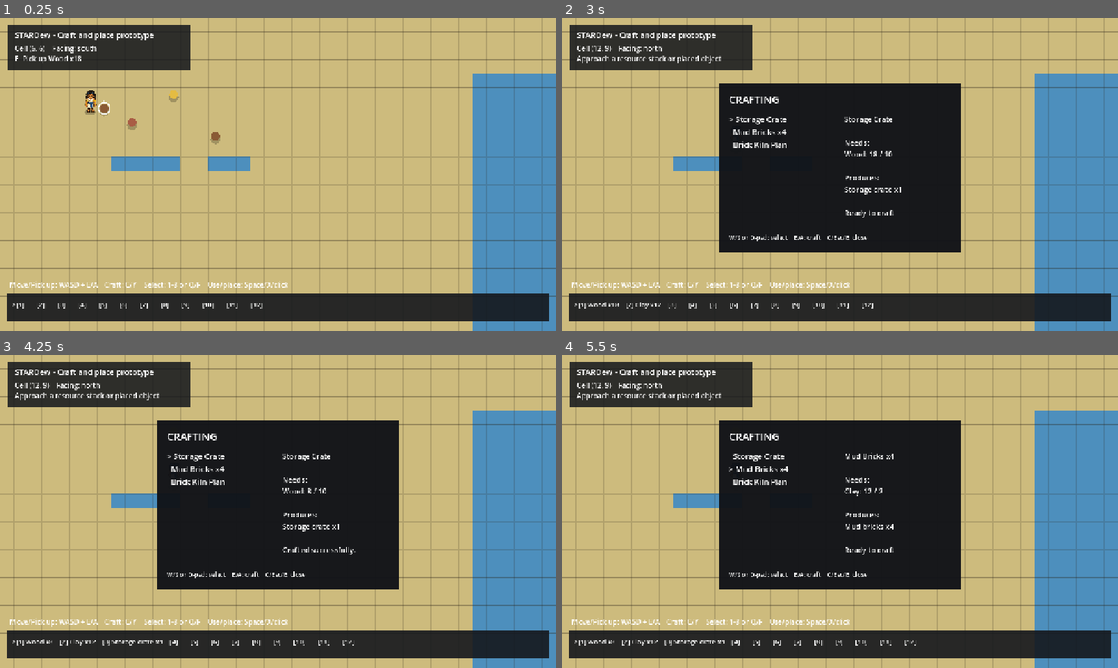
Above: before the commit, frames 1-4 (two rows, left to right).
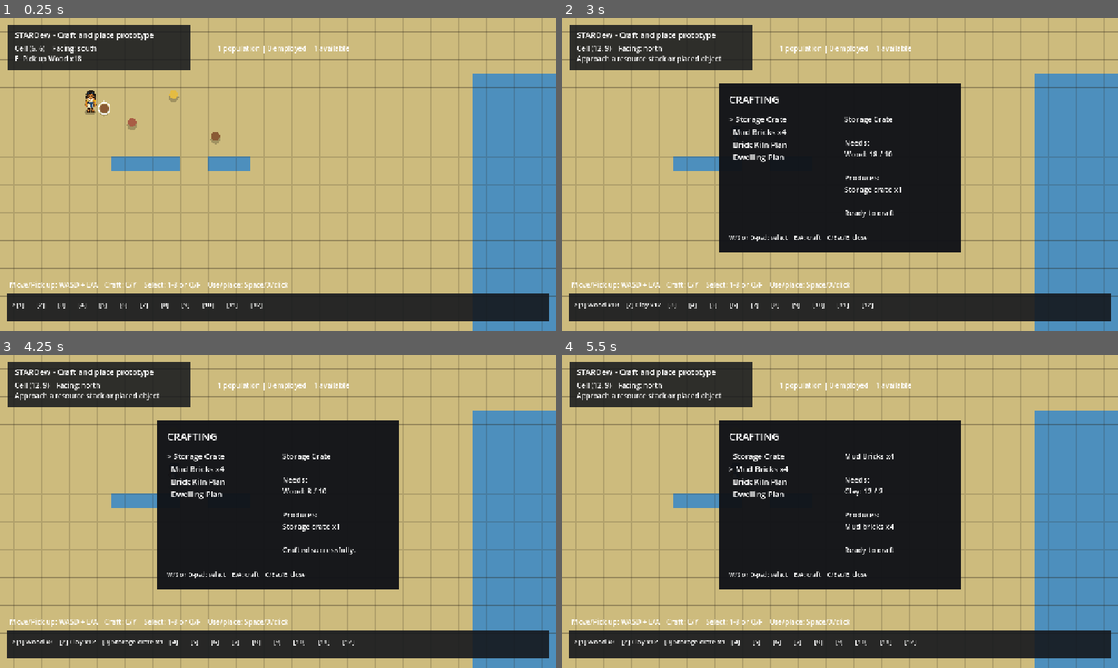
Above: after the commit, the same moments.

Repository: danisanchezcrespo/stardew
Game: Godot game, scene res://main.tscn
Two runs of this game, one before a commit and one after it. Both use one fixed random seed, a clock stepped at 60 frames per second and the inputs below.
Inputs (mouse positions are in pixels of both pictures, inside the frame that each line leads up to):
- Up to frame 1 (0.25 s): no input
- Up to frame 2 (3 s): tap Enter at 0.5 s; move the mouse to (962, 158) at 0.52 s; hold D (move_right) 0.53-1.28 s; hold E (interact) 0.53-1.28 s; click (962, 158) at 0.67 s; tap Space (use_selected) at 0.8, 1.35, 2.3 s; move the mouse to (728, 190) at 1.27 s; hold S (menu_down) 1.28-2.03 s; tap E (interact) at 1.55 s; move the mouse to (895, 105) at 2.02 s; hold D (move_right) 2.03-2.78 s; hold E (interact) 2.03-2.78 s; move the mouse to (812, 237) at 2.77 s; hold W (menu_up) from 2.78 s (still down); tap C (open_crafting) at 2.85 s; click (812, 237) at 2.92 s
- Up to frame 3 (4.25 s): tap E (interact) at 3.05 s; tap Space (use_selected) at 3.5, 3.8 s; move the mouse to (444, 558) at 3.52 s; release W (menu_up) at 3.53 s; hold A (move_left) from 3.53 s (still down); hold F (quick_next) from 3.53 s (still down)
- Up to frame 4 (5.5 s): tap Enter at 4.25 s; move the mouse to (673, 464) at 4.27 s; release F (quick_next) at 4.28 s; tap Q (quick_previous) at 4.35 s; tap E (interact) at 4.55 s; tap Space (use_selected) at 5, 5.3 s; move the mouse to (867, 511) at 5.02 s; release A (move_left) at 5.03 s; hold S (menu_down) from 5.03 s (still down); hold X (remove_placed) from 5.03 s (still down); click (867, 511) at 5.17 s

The runs differ from the first frame. In frame 1, 0.2% of the frame differs, in the area x 39-63%, y 8-12%; in frame 2, 0.3%, in the area x 30-63%, y 8-46%; in frame 3, 0.3%; in frame 4, 0.3%.

Commit message:
Add population housing and visible workforce

Diff:
--- a/godot/crafting/recipes.json
+++ b/godot/crafting/recipes.json
@@ -2,6 +2,7 @@
   "recipes": [
     {"id": "storage_crate", "label": "Storage Crate", "inputs": {"wood": 10}, "outputs": {"storage_crate": 1}},
     {"id": "mud_bricks", "label": "Mud Bricks x4", "inputs": {"clay": 2}, "outputs": {"mud_bricks": 4}},
-    {"id": "brick_kiln_plan", "label": "Brick Kiln Plan", "inputs": {"wood": 5}, "outputs": {"brick_kiln_plan": 1}}
+    {"id": "brick_kiln_plan", "label": "Brick Kiln Plan", "inputs": {"wood": 5}, "outputs": {"brick_kiln_plan": 1}},
+    {"id": "dwelling_plan", "label": "Dwelling Plan", "inputs": {"wood": 4, "mud_bricks": 4}, "outputs": {"dwelling_plan": 1}}
   ]
 }
--- a/godot/gameplay/main_game.gd
+++ b/godot/gameplay/main_game.gd
@@ -14,6 +14,7 @@
 const ConstructionSiteType = preload("res://world/construction/construction_site.gd")
 const PhysicalMachineType = preload("res://world/machines/physical_machine.gd")
 const PhysicalRouteType = preload("res://world/logistics/physical_route.gd")
+const PhysicalWorkforceType = preload("res://world/population/physical_workforce.gd")
 
 const CELL_SIZE := 32
 const WORLD_SIZE := Vector2i(50, 30)
@@ -62,9 +63,12 @@
 var logistics_routes: Array = []
 var route_source_id := ""
 var next_route_id := 1
+var workforce: Variant
+var population_label: Label
 
 
 func _ready() -> void:
+	workforce = PhysicalWorkforceType.new()
 	_build_terrain()
 	_build_boundaries()
 	_build_player()
@@ -85,6 +89,7 @@
 	):
 		apply_construction_work(interaction_target.stable_id, delta)
 	for machine: Variant in machines_by_entity_id.values():
+		machine.staffed = workforce.assigned_to(machine.instance_id) > 0
 		machine.process(delta)
 	for route: Variant in logistics_routes:
 		_process_logistics_route(route, delta)
@@ -250,6 +255,10 @@
 	position_label.position = Vector2(34, 58)
 	position_label.add_theme_font_size_override("font_size", 16)
 	layer.add_child(position_label)
+	population_label = Label.new()
+	population_label.position = Vector2(500, 58)
+	population_label.add_theme_font_size_override("font_size", 16)
+	layer.add_child(population_label)
 	interaction_label = Label.new()
 	interaction_label.position = Vector2(34, 82)
 	interaction_label.add_theme_font_size_override("font_size", 16)
@@ -614,12 +623,14 @@
 	var applied: float = site.apply_work(seconds)
 	if site.complete:
 		var target: Variant = placed_targets.get(instance_id)
-		if target != null:
-			target.target_kind = "machine"
 		var placed: Variant = world_grid.entities_by_id.get(instance_id)
 		var definition: Variant = placement_registry.get_entity(placed.definition_id) if placed != null else null
+		if target != null:
+			target.target_kind = "machine" if definition != null and not definition.recipe_outputs.is_empty() else "building"
 		if definition != null and not definition.recipe_outputs.is_empty():
 			machines_by_entity_id[instance_id] = PhysicalMachineType.new(instance_id, definition.recipe_inputs, definition.recipe_outputs, definition.process_time_sec, item_registry)
+			workforce.register_job(instance_id, ceili(definition.workers_required), definition.worker_priority)
+		_refresh_population_capacity()
 		interaction_label.text = "%s completed" % (target.item_label if target != null else "Building")
 	else:
 		interaction_label.text = _construction_prompt(instance_id)
@@ -825,6 +836,26 @@
 			var definition: Variant = item_registry.get_item(slot.item_id)
 			labels.append("%s[%d] %s x%d" % [">" if index == selected_slot else " ", index + 1, definition.label, int(slot.amount)])
 	inventory_label.text = "   ".join(labels)
+	_update_population_hud()
+
+
+func _update_population_hud() -> void:
+	if population_label != null and workforce != null:
+		population_label.text = workforce.employment_summary()
+
+
+func _refresh_population_capacity() -> void:
+	var capacity := 1
+	for instance_id: String in construction_by_entity_id:
+		var site: Variant = construction_by_entity_id[instance_id]
+		if not site.complete:
+			continue
+		var placed: Variant = world_grid.entities_by_id.get(instance_id)
+		var definition: Variant = placement_registry.get_entity(placed.definition_id) if placed != null else null
+		if definition != null:
+			capacity += definition.population_capacity
+	workforce.set_population(capacity)
+	_update_population_hud()
 
 
 func _draw() -> void:
@@ -864,3 +895,11 @@
 		var porter_position := start.lerp(finish, route.progress())
 		draw_circle(porter_position, 7.0, Color("#315b70"))
 		draw_circle(porter_position, 7.0, Color.WHITE, false, 1.5)
+	for instance_id: String in machines_by_entity_id:
+		if workforce.assigned_to(instance_id) <= 0:
+			continue
+		var worker_target: Variant = placed_targets.get(instance_id)
+		if worker_target != null:
+			var worker_position: Vector2 = worker_target.global_position + Vector2(12, -10)
+			draw_circle(worker_position, 6.0, Color("#efe1c1"))
+			draw_circle(worker_position + Vector2(0, -5), 3.5, Color("#3a251e"))
--- a/godot/items/items.json
+++ b/godot/items/items.json
@@ -5,6 +5,7 @@
     {"id": "grain", "label": "Grain", "color": "#e4bc42", "max_stack": 50},
     {"id": "mud_bricks", "label": "Mud bricks", "color": "#b96f50", "max_stack": 50},
     {"id": "storage_crate", "label": "Storage crate", "color": "#71472b", "max_stack": 10, "placeable_entity_id": "STORAGE_CRATE"},
-    {"id": "brick_kiln_plan", "label": "Brick kiln plan", "color": "#d7c7a2", "max_stack": 5, "placeable_entity_id": "BRICK_KILN"}
+    {"id": "brick_kiln_plan", "label": "Brick kiln plan", "color": "#d7c7a2", "max_stack": 5, "placeable_entity_id": "BRICK_KILN"},
+    {"id": "dwelling_plan", "label": "Dwelling plan", "color": "#e4d5b1", "max_stack": 5, "placeable_entity_id": "DWELLING"}
   ]
 }
--- a/godot/simulation/definitions/entity_definition.gd
+++ b/godot/simulation/definitions/entity_definition.gd
@@ -24,6 +24,7 @@
 var allowed_terrain: Array[String] = []
 var storage_slots: int = 0
 var construction_work_seconds: float = 0.0
+var population_capacity: int = 0
 
 
 func is_placeable() -> bool:
--- a/godot/simulation/definitions/simulation_definition_registry.gd
+++ b/godot/simulation/definitions/simulation_definition_registry.gd
@@ -130,6 +130,10 @@
 	definition.construction_work_seconds = float(item.get("construction_work_seconds", 0.0))
 	if definition.construction_work_seconds < 0.0:
 		errors.append("construction_work_seconds must not be negative for entity '%s'." % definition.entity_id)
+		return null
+	definition.population_capacity = int(item.get("population_capacity", 0))
+	if definition.population_capacity < 0:
+		errors.append("population_capacity must not be negative for entity '%s'." % definition.entity_id)
 		return null
 	if item.has("spatial"):
 		if not _parse_spatial_definition(definition, item["spatial"]):
--- /dev/null
+++ b/godot/tests/test_physical_workforce.gd
@@ -0,0 +1,67 @@
+extends SceneTree
+
+const WorkforceType = preload("res://world/population/physical_workforce.gd")
+const MachineType = preload("res://world/machines/physical_machine.gd")
+const ItemRegistryType = preload("res://items/item_registry.gd")
+
+func _initialize() -> void:
+	var failures: Array[String] = []
+	var workforce := WorkforceType.new()
+	workforce.register_job("low", 1, 10)
+	workforce.register_job("high", 1, 90)
+	_expect(workforce.assigned_to("high") == 1, "Scarce worker should take highest-priority job.", failures)
+	_expect(workforce.assigned_to("low") == 0, "Lower-priority job should remain unstaffed.", failures)
+	var registry := ItemRegistryType.new()
+	registry.load_from_path("res://items/items.json")
+	var machine := MachineType.new("low", {"clay": 1}, {"mud_bricks": 1}, 1.0, registry)
+	machine.add_input("clay", 1)
+	machine.staffed = workforce.assigned_to("low") > 0
+	machine.process(2.0)
+	_expect(machine.input_inventory.count("clay") == 1, "Unstaffed machine must not consume input.", failures)
+	workforce.set_population(2)
+	machine.staffed = workforce.assigned_to("low") > 0
+	machine.process(0.1)
+	machine.process(1.0)
+	_expect(machine.output_inventory.count("mud_bricks") == 1, "New population should staff and enable waiting job.", failures)
+	_expect(workforce.employment_summary().contains("2 employed"), "Workforce summary should expose assignments.", failures)
+	await _test_dwelling_growth(failures)
+	if failures.is_empty():
+		print("PASS: physical workforce")
+		quit(0)
+		return
+	for failure in failures:
+		push_error(failure)
+	quit(1)
+
+func _test_dwelling_growth(failures: Array[String]) -> void:
+	var packed: PackedScene = load("res://main.tscn")
+	var game_root: Node = packed.instantiate()
+	root.add_child(game_root)
+	await process_frame
+	var game: Node2D = game_root.get_node("MainGame")
+	game.inventory.add("dwelling_plan", 1)
+	game.select_quick_slot(_find_slot(game.inventory, "dwelling_plan"))
+	game.begin_placement()
+	var origin: Vector2i = game.placement_cursor
+	game.confirm_placement()
+	var instance_id: String = game.world_grid.occupant_at(origin)
+	var site: Variant = game.construction_by_entity_id[instance_id]
+	for item_id: String in site.requirements:
+		game.inventory.add(item_id, site.receivable(item_id))
+		game.select_quick_slot(_find_slot(game.inventory, item_id))
+		game.deliver_selected_to_construction(instance_id)
+	game.apply_construction_work(instance_id, 10.0)
+	_expect(game.workforce.population == 3, "Completed dwelling should add two population capacity.", failures)
+	_expect(game.placed_targets[instance_id].target_kind == "building", "Dwelling should become a building, not a machine.", failures)
+	game_root.queue_free()
+	await process_frame
+
+func _find_slot(inventory: Variant, item_id: String) -> int:
+	for index in range(inventory.slots.size()):
+		if inventory.slots[index].get("item_id") == item_id:
+			return index
+	return -1
+
+func _expect(condition: bool, message: String, failures: Array[String]) -> void:
+	if not condition:
+		failures.append(message)
--- a/godot/world/machines/physical_machine.gd
+++ b/godot/world/machines/physical_machine.gd
@@ -9,6 +9,7 @@
 var output_inventory: Variant
 var remaining_seconds := 0.0
 var batches_completed := 0
+var staffed := true
 
 func _init(stable_id: String, inputs: Dictionary, outputs: Dictionary, duration: float, item_registry: Variant, inventory_slots: int = 4) -> void:
 	instance_id = stable_id
@@ -25,6 +26,8 @@
 	return input_inventory.add(item_id, amount) if accepts(item_id) else 0
 
 func process(delta: float) -> void:
+	if not staffed:
+		return
 	if remaining_seconds > 0.0:
 		remaining_seconds = maxf(0.0, remaining_seconds - maxf(delta, 0.0))
 		if remaining_seconds <= 0.0:
--- a/godot/world/placeables.json
+++ b/godot/world/placeables.json
@@ -21,12 +21,28 @@
       "recipe_inputs": {"clay": 2},
       "recipe_outputs": {"mud_bricks": 1},
       "process_time_sec": 4.0,
+      "workers_required": 1,
+      "worker_priority": 50,
       "spatial": {
         "footprint": [[0, 0], [1, 0], [0, 1], [1, 1]],
         "rotations": [0, 1, 2, 3],
         "allowed_terrain": ["sand"],
         "ports": {"use": [0, -1], "input": [-1, 0], "output": [2, 1]}
       }
+    },
+    {
+      "id": "DWELLING",
+      "label": "Reed Dwelling",
+      "color": "#c9985b",
+      "construction_cost": {"wood": 4, "mud_bricks": 6},
+      "construction_work_seconds": 2.0,
+      "population_capacity": 2,
+      "spatial": {
+        "footprint": [[0, 0], [1, 0]],
+        "rotations": [0, 1, 2, 3],
+        "allowed_terrain": ["sand"],
+        "ports": {"use": [0, 1]}
+      }
     }
   ],
   "edges": []
--- /dev/null
+++ b/godot/world/population/physical_workforce.gd
@@ -0,0 +1,34 @@
+class_name PhysicalWorkforce
+extends RefCounted
+
+var population := 1
+var jobs: Dictionary = {}
+var assignments: Dictionary = {}
+
+func register_job(instance_id: String, workers_required: int, priority: int = 0) -> void:
+	jobs[instance_id] = {"required": maxi(workers_required, 0), "priority": priority}
+	rebalance()
+
+func set_population(value: int) -> void:
+	population = maxi(value, 0)
+	rebalance()
+
+func rebalance() -> void:
+	assignments.clear()
+	var ids: Array = jobs.keys()
+	ids.sort_custom(func(a: String, b: String) -> bool: return int(jobs[a].priority) > int(jobs[b].priority))
+	var available := population
+	for instance_id: String in ids:
+		var required: int = int(jobs[instance_id].required)
+		var assigned := mini(required, available)
+		assignments[instance_id] = assigned
+		available -= assigned
+
+func assigned_to(instance_id: String) -> int:
+	return int(assignments.get(instance_id, 0))
+
+func employment_summary() -> String:
+	var employed := 0
+	for amount: Variant in assignments.values():
+		employed += int(amount)
+	return "%d population | %d employed | %d available" % [population, employed, population - employed]
Not shown, added: godot/tests/test_physical_workforce.gd.uid
Not shown, added: godot/world/population/physical_workforce.gd.uid
Not shown, added: docs/MILESTONE_11.md
Not shown, changed: godot/tests/README.md
